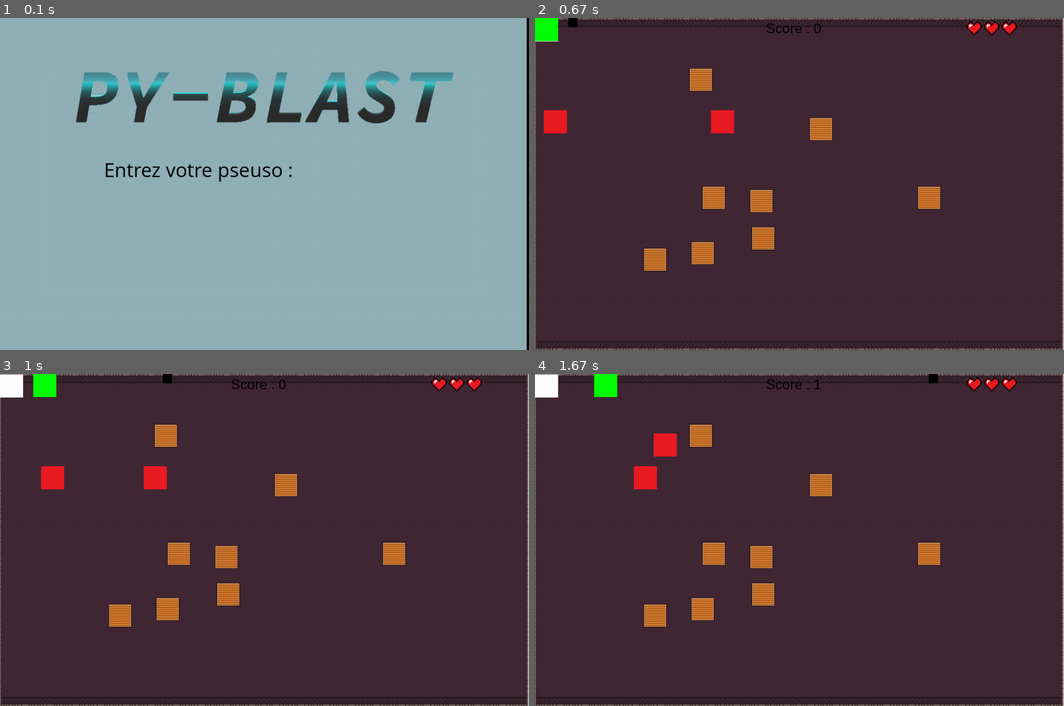
Above: before the commit, frames 1-4 (two rows, left to right).
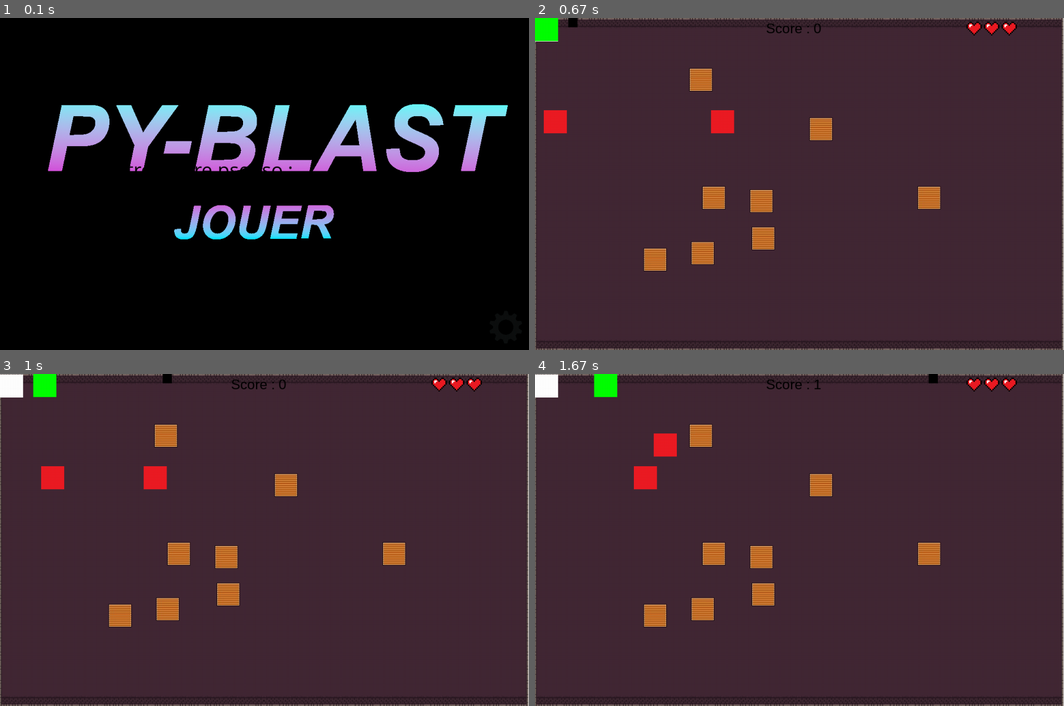
Above: after the commit, the same moments.

Repository: matthieurobert/Projet-ISN
Game: pygame game, started from bot_avant_mathieu.py
The game is run twice, just before and just after one commit, with the same random seed, the same clock (stepped at 60 frames per second) and the same inputs.
Inputs:
- Up to frame 1 (0.1 s): no input
- Up to frame 2 (0.67 s): tap Enter at 0.33 s
- Up to frame 3 (1 s): hold D from 0.67 s (still down)
- Up to frame 4 (1.67 s): release D at 1.13 s; hold W 1.22-1.52 s; hold D from 1.55 s (still down)

The runs differ from the first frame. In frame 1, 99% of the frame differs, in the area x 0-100%, y 0-100%; in frame 2, nothing differs; in frame 3, nothing differs; in frame 4, nothing differs.

Commit message:
Nex logo

Diff:
--- a/partie_lilian/fonction.py
+++ b/partie_lilian/fonction.py
@@ -6,7 +6,7 @@
 def demande_de_nom():
     pygame.init()
     fenetre = pygame.display.set_mode((1145,720))
-    font = pygame.image.load("partie_lilian/py-blast-accuil.png")
+    font = pygame.image.load("partie_lilian/PY-BLAST(3).png").convert_alpha()
     bleu = (40, 120, 230)
     vert = (40, 230, 120)
     noir = (0, 0, 0)
Binary file added: Test_Matthieu/PY-BLAST(3).png
Binary file added: Test_Matthieu/PY-BLAST(test).png
Binary file added: Test_Matthieu/PY-BLAST(test2).png
Binary file added: partie_lilian/PY-BLAST(3).png
Not shown, added: Test_Matthieu/PY-BLAST.xcf
